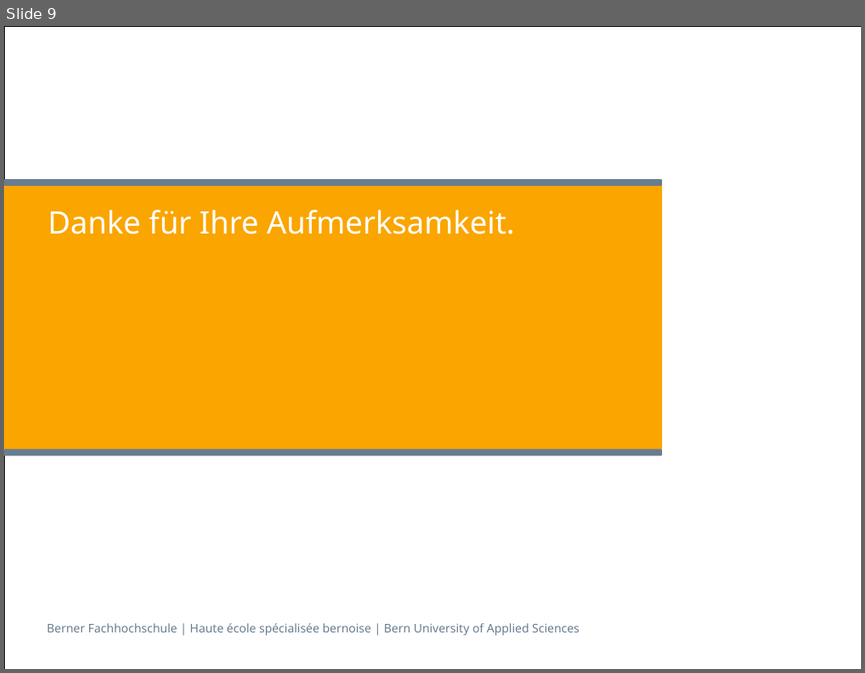
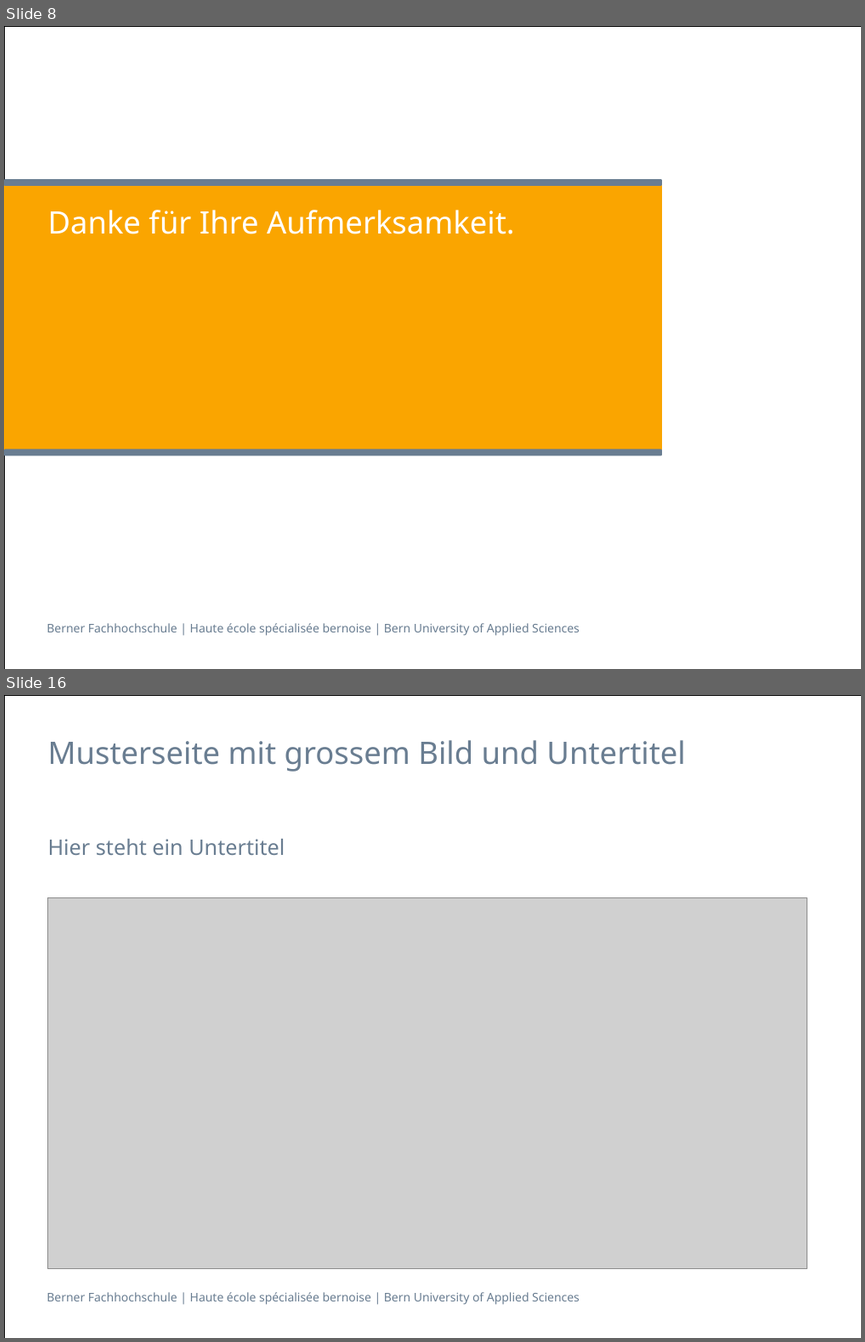
Before and after one commit to sevib1/ch.bfh.btx8081.w2016.blue, a slide deck: doc/CS1/Präsentation_CS1_Task_3_Blau.pptx. Shown one above the other, each under a label of ours: slide 9 before the commit, slides 8 and 16 after it; the slides between them are not shown. The pictures are 865x673 and 865x1342 pixels, drawn with LibreOffice and Linux fonts; fonts in the diff are those of the drawing; grey boxes stand for pictures. Boxes give left, top, right and bottom in pixels: in the first picture for what was removed or moved away, otherwise in the second. Text is boxed around its words. In the diff, an @@ line names an element or a change of style, - is before the commit and + after.

```diff
--- a/doc/CS1/Präsentation_CS1_Task_3_Blau.pptx
+++ b/doc/CS1/Präsentation_CS1_Task_3_Blau.pptx
@@ slide 16 added at (4,695,861,1338), background #FFFFFF; not listed: 2 template elements that a slide beside it also shows @@
@@ title added at (48,740,685,771), 26 pt, text #697D91 @@
+Musterseite mit grossem Bild und Untertitel
@@ text added at (48,839,284,855), 18 pt, text #697D91 @@
+Hier steht ein Untertitel
@@ picture added at (47,897,806,1268) @@
@@ what was slide 9 is now slide 8 @@
```
Also in this commit, not shown: 1 slide changed, 26 other slides added, 7 slides removed.
